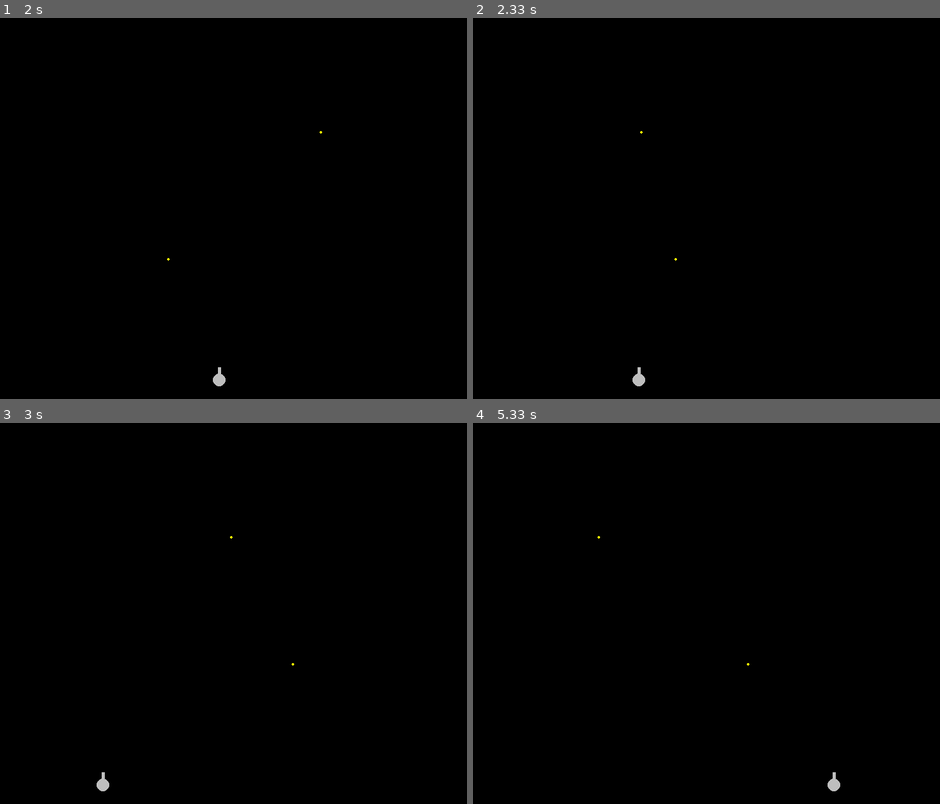
Above: before the commit, frames 1-4 (two rows, left to right).
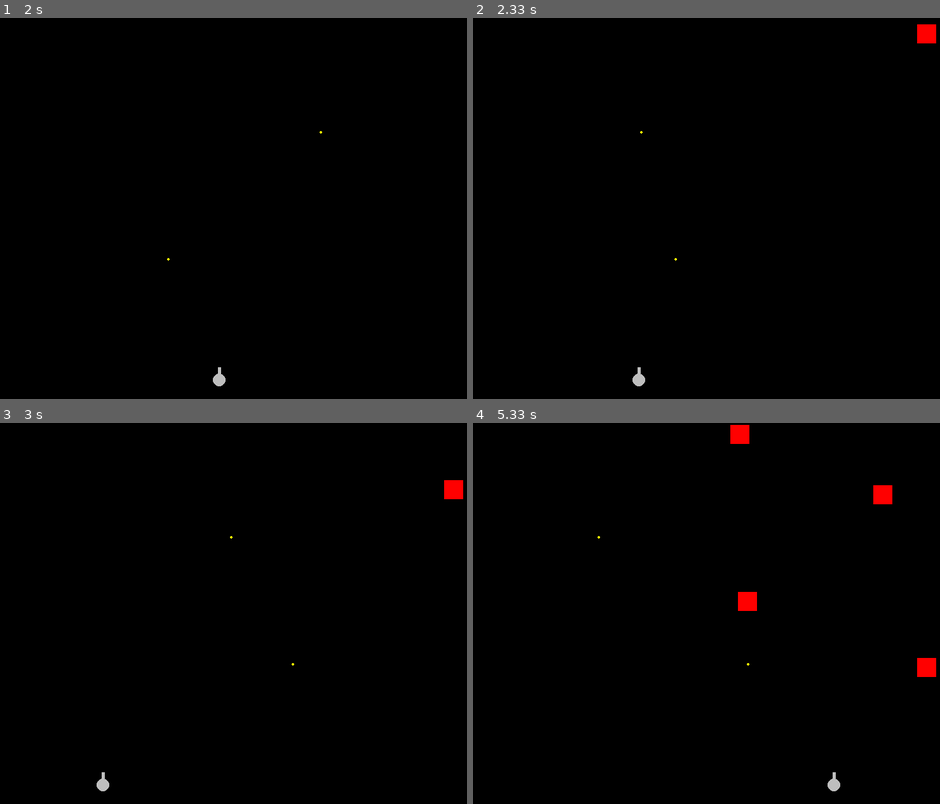
Above: after the commit, the same moments.

Repository: mirinbrah/pygame_minigame
Game: pygame game, started from main.py
Same seed, same stepped clock (60 frames per second), same inputs: the game is played once before the commit and once after it.
Inputs (mouse positions are in pixels of both pictures, inside the frame that each line leads up to):
- Up to frame 1 (2 s): click (228, 208) at 0.38 s; click (280, 292) at 0.72 s; click (415, 341) at 1.05 s; click (112, 132) at 1.38 s; click (228, 254) at 1.72 s
- Up to frame 2 (2.33 s): click (631, 128) at 2.05 s
- Up to frame 3 (3 s): click (406, 712) at 2.38 s; click (65, 651) at 2.72 s
- Up to frame 4 (5.33 s): click (557, 541) at 3.05 s; click (585, 682) at 3.38 s; click (883, 701) at 3.72 s; click (547, 754) at 4.05 s; click (543, 636) at 4.38 s; click (734, 720) at 4.72 s; click (851, 643) at 5.05 s

Frame 1 is identical in both runs. In frame 2, 0.2% of the frame differs, in the area x 95-100%, y 1-7%; in frame 3, 0.2%; in frame 4, 0.8%, in the area x 55-100%, y 0-67%.

Commit message:
Target added

Diff:
--- a/bullet.py
+++ b/bullet.py
@@ -8,10 +8,13 @@
         self.speed = speed
         self.color = color
         self.radius = radius
+        #for collision check with targets
+        self.rect = pygame.Rect(x - radius, y - radius, radius * 2, radius * 2)
 
     def update(self):
         self.y -= self.speed
-        if self.y < 0:
+        self.rect.y = self.y
+        if self.rect.bottom < 0:
             return False
         return True
 
--- a/game.py
+++ b/game.py
@@ -3,6 +3,7 @@
 from gun import Gun
 from bullet import Bullet
 from settings import *
+from target import Target
 
 
 class Game:
@@ -15,6 +16,17 @@
 
         self.cannon = Gun(self.window)
         self.bullets = []
+        self.targets = []
+
+        self.target_spawn_delay = 1000
+        self.last_target_spawn = pygame.time.get_ticks()
+
+    def spawn_targets(self):
+        current_time = pygame.time.get_ticks()
+        if current_time - self.last_target_spawn > self.target_spawn_delay:
+            self.last_target_spawn = current_time
+            new_target = Target(self.window, WIDTH)
+            self.targets.append(new_target)
 
     def handle_events(self):
         for event in pygame.event.get():
@@ -30,12 +42,16 @@
         self.cannon.update(mouse_x)
 
         self.bullets = [bullet for bullet in self.bullets if bullet.update()]
+        self.targets = [target for target in self.targets if target.update()]
+        self.check_collisions()
 
     def draw_elements(self):
         self.window.fill(BLACK)
         self.cannon.draw()
         for bullet in self.bullets:
             bullet.draw()
+        for target in self.targets:
+            target.draw()
         pygame.display.update()
         self.clock.tick(FPS)
 
@@ -47,7 +63,14 @@
             self.update_game_state()
 
             self.draw_elements()
-
-
+            self.spawn_targets()
 
         pygame.quit()
+
+    def check_collisions(self):
+        for bullet in self.bullets[:]:
+            for target in self.targets[:]:
+                if bullet.rect.colliderect(target.rect):
+                    self.bullets.remove(bullet)
+                    self.targets.remove(target)
+                    break
--- /dev/null
+++ b/target.py
@@ -0,0 +1,26 @@
+import pygame
+import random
+
+
+class Target:
+    def __init__(self, screen, width_constraint):
+        self.screen = screen
+        self.size = 30
+
+        x = random.randint(0, width_constraint - self.size)
+        y = random.randint(-150, -50)
+
+        self.rect = pygame.Rect(x, y, self.size, self.size)
+
+        self.speed = random.randint(1, 3)
+        self.color = 'red'
+
+    def update(self):
+        self.rect.y += self.speed
+
+        if self.rect.top > self.screen.get_height():
+            return False
+        return True
+
+    def draw(self):
+        pygame.draw.rect(self.screen, pygame.Color(self.color), self.rect)
